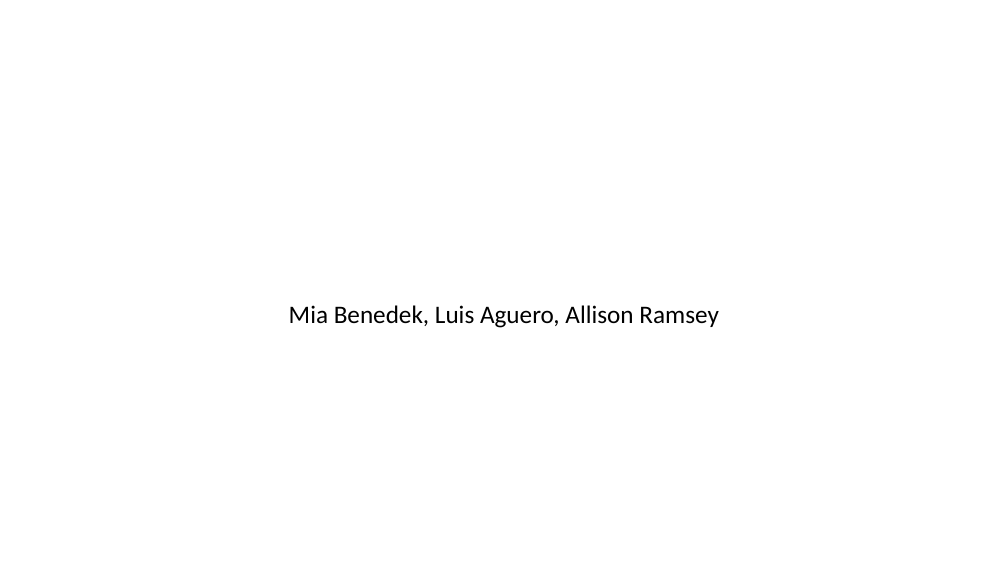
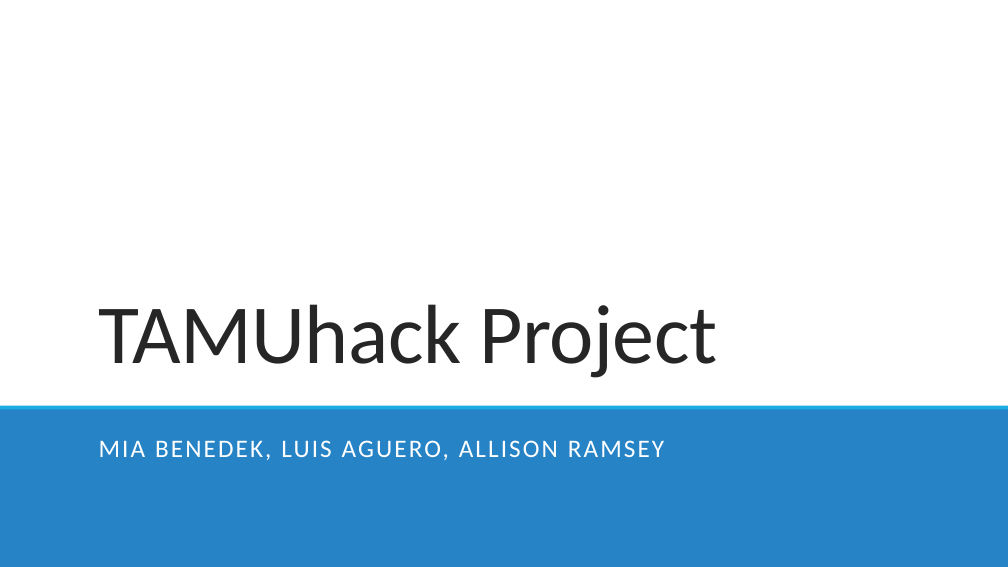
Before and after one commit to jaloaguero/GeometricSeriesProgram, a slide deck: slide 1 of TAMUhackpresentation.pptx. Drawn at 1008x567 pixels with LibreOffice and Linux fonts; fonts in the diff are those of the drawing. Boxes give left, top, right and bottom in pixels: in the first picture for what was removed or moved away, otherwise in the second. Text is boxed around its words. In the diff, an @@ line names an element or a change of style, - is before the commit and + after.

```diff
--- a/TAMUhackpresentation.pptx
+++ b/TAMUhackpresentation.pptx
@@ rectangle added at (0,0,1008,567), fill #FFFFFF @@
@@ title added at (98,304,717,378), 80 pt, text #262626 @@
+TAMUhack Project
@@ rectangle added at (0,406,1008,411), fill #1CADE4 @@
@@ rectangle added at (0,410,1008,567), fill #2683C6 @@
@@ subtitle at (99,440,664,460): text changed; text colour #000000 to #FFFFFF @@
-Mia Benedek, Luis Aguero, Allison Ramsey
+MIA BENEDEK, LUIS AGUERO, ALLISON RAMSEY
@@ rectangle added at (0,529,1008,567), fill #2683C6 @@
@@ rectangle added at (0,524,1008,529), fill #1CADE4 @@
```
Also in this commit, not shown: 4 other slides changed, 1 slide added.
